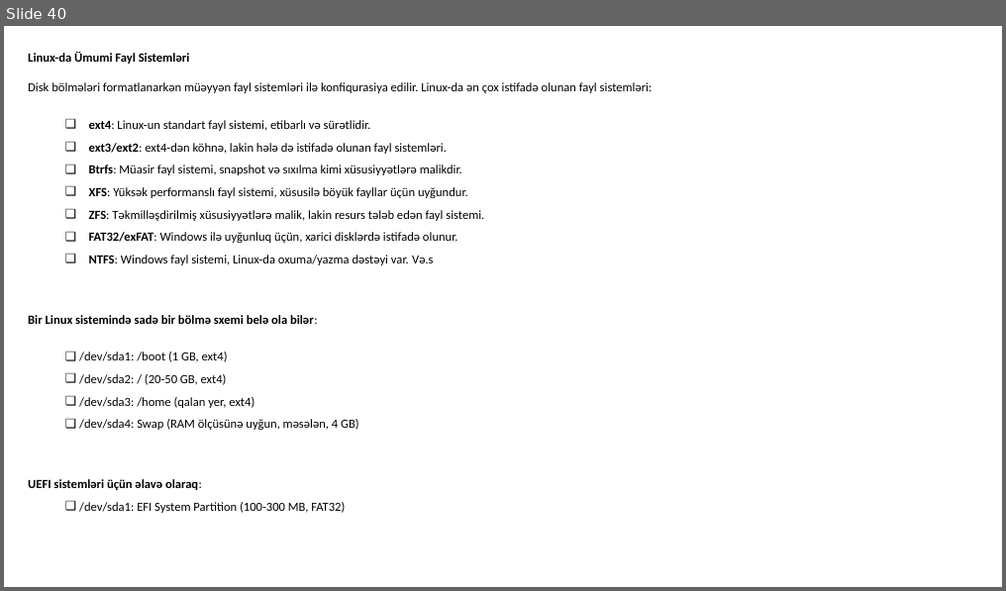
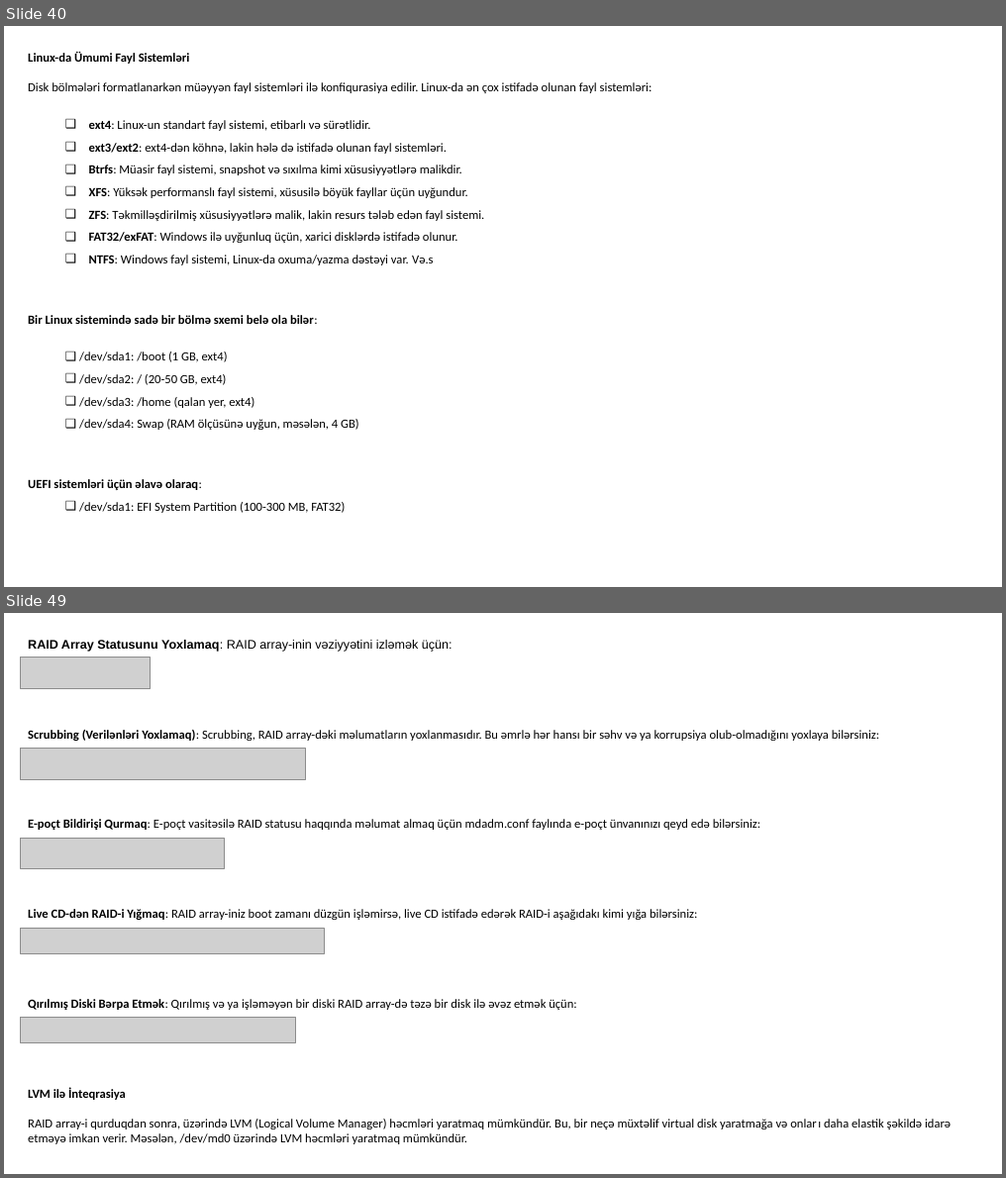
Before and after one commit to codeurient/DevOps, a slide deck: .lessons/1 operating systems/1 linux/1.pptx. Shown one above the other, each under a label of ours: slide 40 before the commit, slides 40 and 49 after it; the slides between them are not shown. The pictures are 1006x591 and 1006x1178 pixels, drawn with LibreOffice and Linux fonts; fonts in the diff are those of the drawing; grey boxes stand for pictures. Boxes give left, top, right and bottom in pixels: in the first picture for what was removed or moved away, otherwise in the second. Text is boxed around its words. In the diff, an @@ line names an element or a change of style, - is before the commit and + after.

Commit message:
mdadm

```diff
--- a/.lessons/1 operating systems/1 linux/1.pptx
+++ b/.lessons/1 operating systems/1 linux/1.pptx
@@ slide 49 added at [4,613,1002,1174], background #FFFFFF @@
@@ text added at [28,640,950,1145], 12 pt, text #000000 @@
+RAID Array Statusunu Yoxlamaq: RAID array-inin vəziyyətini izləmək üçün:
+Scrubbing (Verilənləri Yoxlamaq): Scrubbing, RAID array-dəki məlumatların yoxlanmasıdır. Bu əmrlə hər hansı bir səhv və ya korrupsiya olub-olmadığını yoxlaya bilərsiniz:
+E-poçt Bildirişi Qurmaq: E-poçt vasitəsilə RAID statusu haqqında məlumat almaq üçün mdadm.conf faylında e-poçt ünvanınızı qeyd edə bilərsiniz:
+Live CD-dən RAID-i Yığmaq: RAID array-iniz boot zamanı düzgün işləmirsə, live CD istifadə edərək RAID-i aşağıdakı kimi yığa bilərsiniz:
+Qırılmış Diski Bərpa Etmək: Qırılmış və ya işləməyən bir diski RAID array-də təzə bir disk ilə əvəz etmək üçün:
+LVM ilə İnteqrasiya
+RAID array-i qurduqdan sonra, üzərində LVM (Logical Volume Manager) həcmləri yaratmaq mümkündür. Bu, bir neçə müxtəlif virtual disk yaratmağa və onları daha elastik şəkildə idarə etməyə imkan verir. Məsələn, /dev/md0 üzərində LVM həcmləri yaratmaq mümkündür.
@@ picture added at [21,658,150,688] @@
@@ picture added at [21,748,305,780] @@
@@ picture added at [21,838,224,869] @@
@@ picture added at [21,928,324,954] @@
@@ picture added at [21,1017,295,1043] @@
```
Also in this commit, not shown: 23 other slides added, 1 slide removed.
